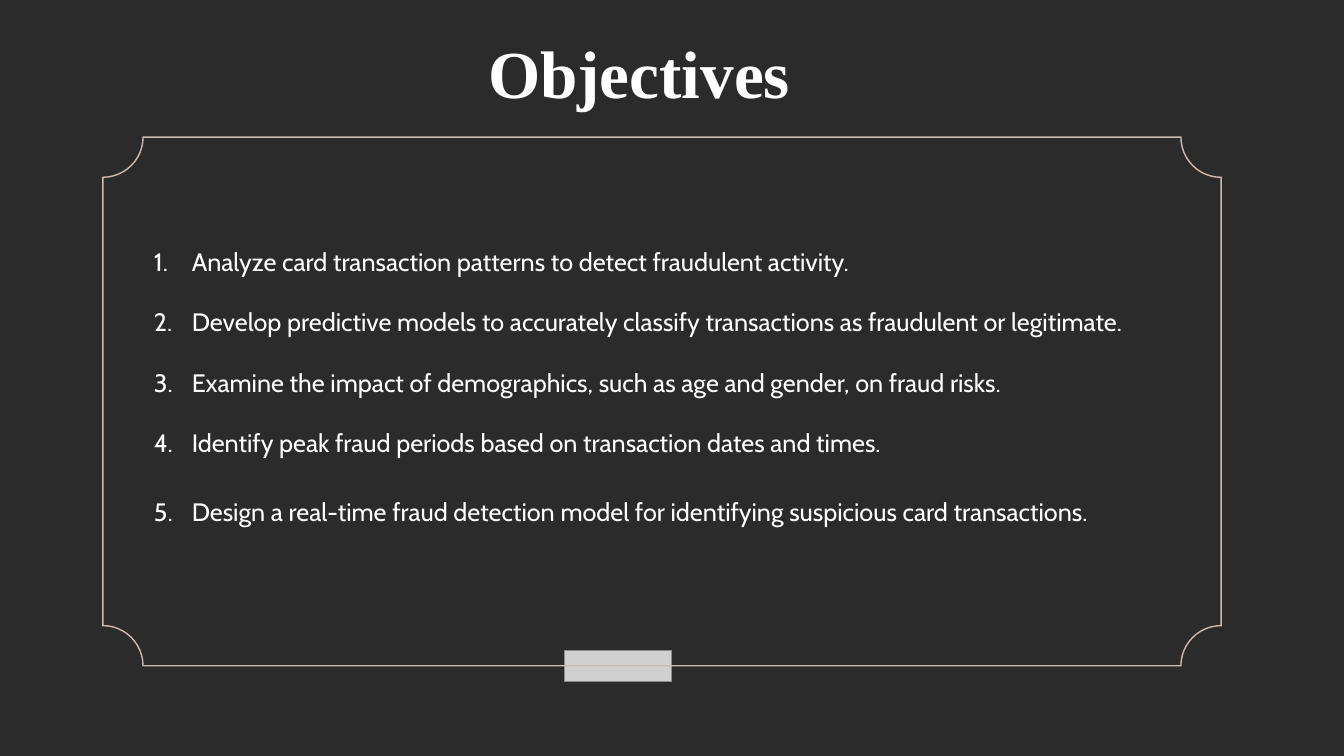
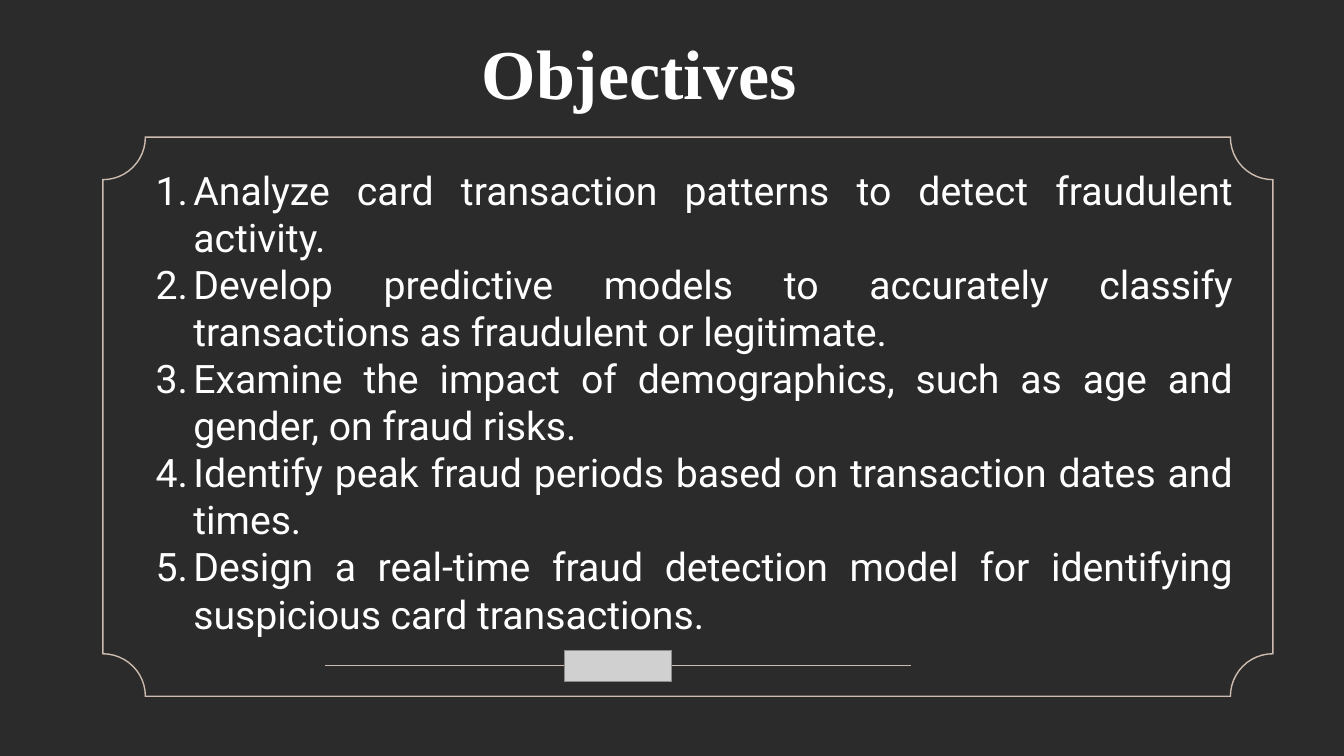
Before and after one commit to gkipkirui1/DSF-PT08P5-GROUP4-CAPSTONE-PROJECT, a slide deck: slide 5 of presentation/powerpoint_presentation.pptx. Drawn at 1344x756 pixels with LibreOffice and Linux fonts; fonts in the diff are those of the drawing; grey boxes stand for pictures; background and template pictures are left out; a plain dark background stands for a picture behind light text. Boxes give left, top, right and bottom in pixels: in the first picture for what was removed or moved away, otherwise in the second. Text is boxed around its words. In the diff, an @@ line names an element or a change of style, - is before the commit and + after.

```diff
--- a/presentation/powerpoint_presentation.pptx
+++ b/presentation/powerpoint_presentation.pptx
@@ title "Objectives" at box(482, 50, 797, 112): size 48 to 50 pt @@
@@ plaque "Analyze card transaction patterns to ...": place and size @@
-plaque "Analyze card transaction patterns to ..." at box(103, 137, 1221, 665)
+plaque "Analyze card transaction patterns to ..." at box(103, 137, 1273, 697)
@@ plaque "Analyze card transaction patterns to ..." at box(103, 137, 1273, 697): size 18 to 28 pt, font Cabin to Roboto; alignment left to justified @@
```
Also in this commit, not shown: 9 other slides changed, 5 slides added, 4 slides removed, 1 other file.
